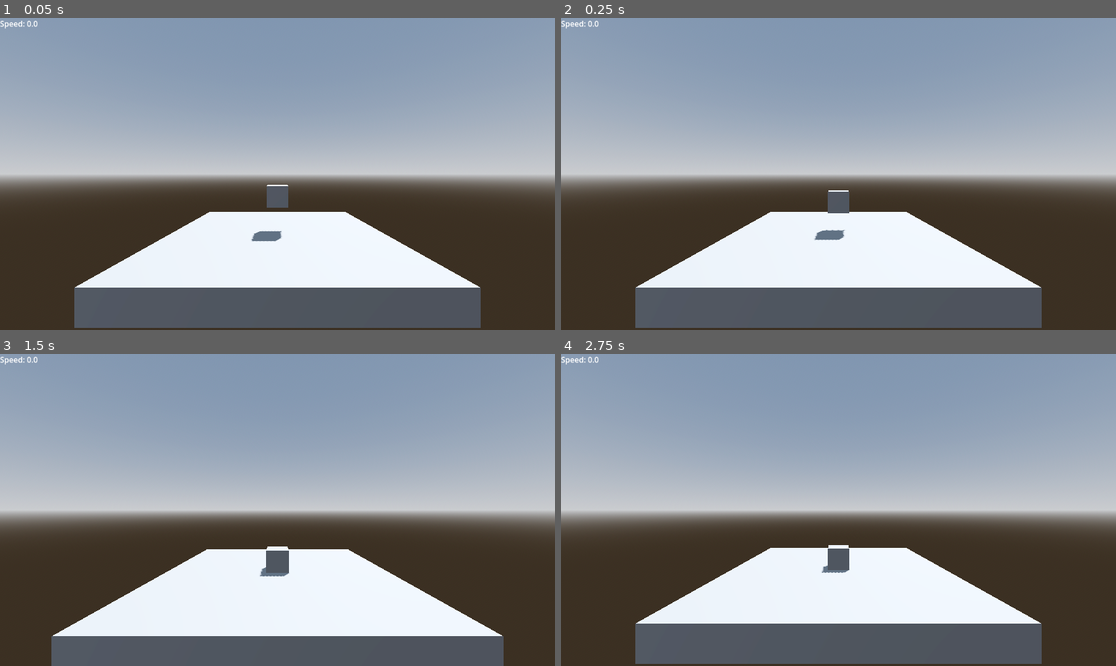
Above: before the commit, frames 1-4 (two rows, left to right).
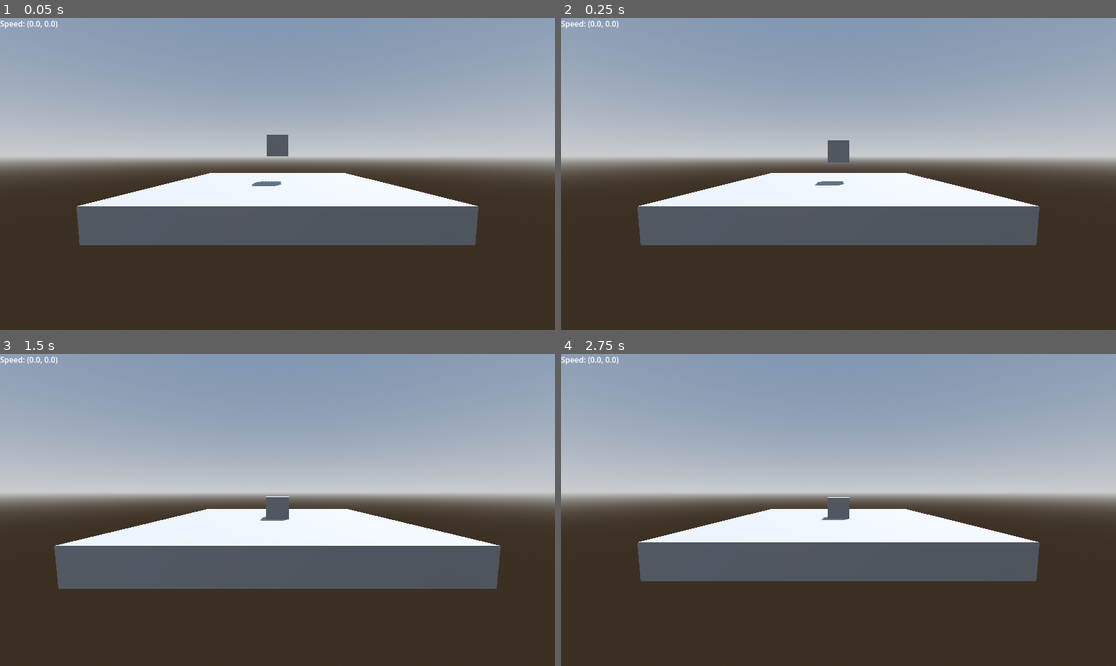
Above: after the commit, the same moments.

Repository: CE-Studio/floppingfluffs
Game: Godot game, scene res://node_3d.tscn
Same seed, same stepped clock (60 frames per second), same inputs: the game is played once before the commit and once after it.
Inputs (mouse positions are in pixels of both pictures, inside the frame that each line leads up to):
- Up to frame 1 (0.05 s): no input
- Up to frame 2 (0.25 s): no input
- Up to frame 3 (1.5 s): move the mouse to (399, 494) at 0.52 s; click (399, 494) at 0.6 s; tap Enter at 1.25 s; move the mouse to (166, 525) at 1.27 s; tap Mouse wheel up (zoom_in) at 1.35 s; click (166, 525) at 1.42 s
- Up to frame 4 (2.75 s): tap Space at 2 s; move the mouse to (894, 441) at 2.02 s; tap Mouse wheel down (zoom_out) at 2.1 s; click (894, 441) at 2.17 s

The runs differ from the first frame. In frame 1, 40% of the frame differs, in the area x 0-100%, y 0-100%; in frame 2, 40%; in frame 3, 43%; in frame 4, 40%.

Commit message:
a

Diff:
--- a/node_3d.tscn
+++ b/node_3d.tscn
@@ -30,7 +30,7 @@
 size = Vector3(10, 1, 10)
 
 [node name="PlayerCamera" parent="." instance=ExtResource("1_a202f")]
-transform = Transform3D(1, 0, 0, 0, 1, 0, 0, 0, 1, 0, 3.29377, 0)
+transform = Transform3D(1, 0, 0, 0, 1, 0, 0, 0, 1, 0, 0.867835, 0)
 
 [node name="RigidBody3D" parent="." instance=ExtResource("2_noarx")]
 transform = Transform3D(1, 0, 0, 0, 1, 0, 0, 0, 1, 0, 2.2391, 0)
--- a/player_camera.gd
+++ b/player_camera.gd
@@ -1,7 +1,7 @@
 extends Camera3D
 
-@export var mouse_sensitivity: float = 0.002
-var pivot_speed: float = 0;
+@export var mouse_sensitivity: Vector2 = Vector2(0.002, 0.001)
+var pivot_speed: Vector2 = Vector2.ZERO;
 @export var pivot_damp: float = 6
 @export var grab_distance: float = 10.0
 var grab_distance_dynamic: float;
@@ -24,8 +24,10 @@
 	elif Input.is_action_just_released("zoom_out"):
 		pivot.spring_length = clamp(pivot.spring_length + .5, 2.0, 20.0)
 
-	pivot_speed = lerpf(pivot_speed, 0, pivot_damp * delta)
-	pivot.rotation.y += pivot_speed
+	pivot_speed.y = lerpf(pivot_speed.y, 0, pivot_damp * delta)
+	pivot_speed.x = lerpf(pivot_speed.x, 0, pivot_damp * delta)
+	pivot.rotation.y += pivot_speed.y
+	pivot.rotation.x = clampf(pivot.rotation.x - pivot_speed.x, deg_to_rad(-55), deg_to_rad(-5))
 
 func _physics_process(delta: float) -> void:
 	if Input.is_action_just_pressed("grab"):
@@ -55,9 +57,9 @@
 
 	# Rotate camera pivot with mouse
 	if event is InputEventMouseMotion and Input.mouse_mode == Input.MOUSE_MODE_CAPTURED:
-		pivot_speed += -event.relative.x * mouse_sensitivity
-		#rotation.x += -event.relative.y * mouse_sensitivity
-		#rotation.x = clamp(rotation.x, deg_to_rad(-89), deg_to_rad(89))
+		pivot_speed.y += -event.relative.x * mouse_sensitivity.x
+		pivot_speed.x += -event.relative.y * mouse_sensitivity.y
+		#rotation.x = clamp(rotation.x, deg_to_rad(-45), deg_to_rad(0))
 
 
 func try_grab() -> void:
--- a/project.godot
+++ b/project.godot
@@ -41,3 +41,7 @@
 "events": [Object(InputEventMouseButton,"resource_local_to_scene":false,"resource_name":"","device":-1,"window_id":0,"a …(253 unchanged characters)…
 ]
 }
+
+[physics]
+
+3d/physics_engine="Jolt Physics"
Not shown, changed: artassets/kerfparts.blend
